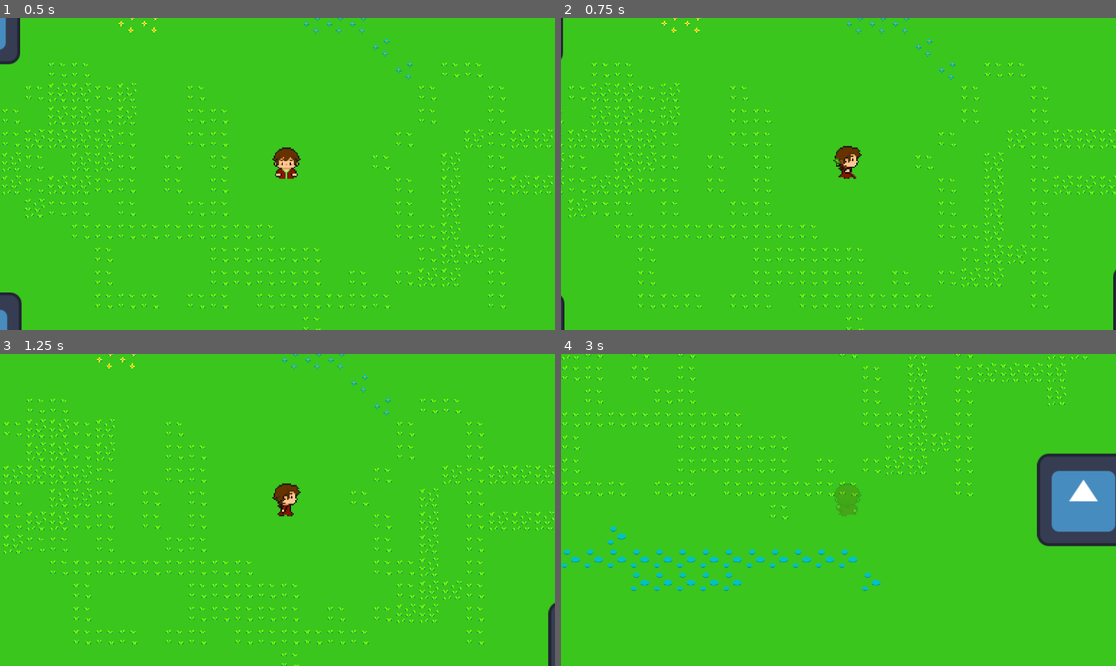
Above: before the commit, frames 1-4 (two rows, left to right).
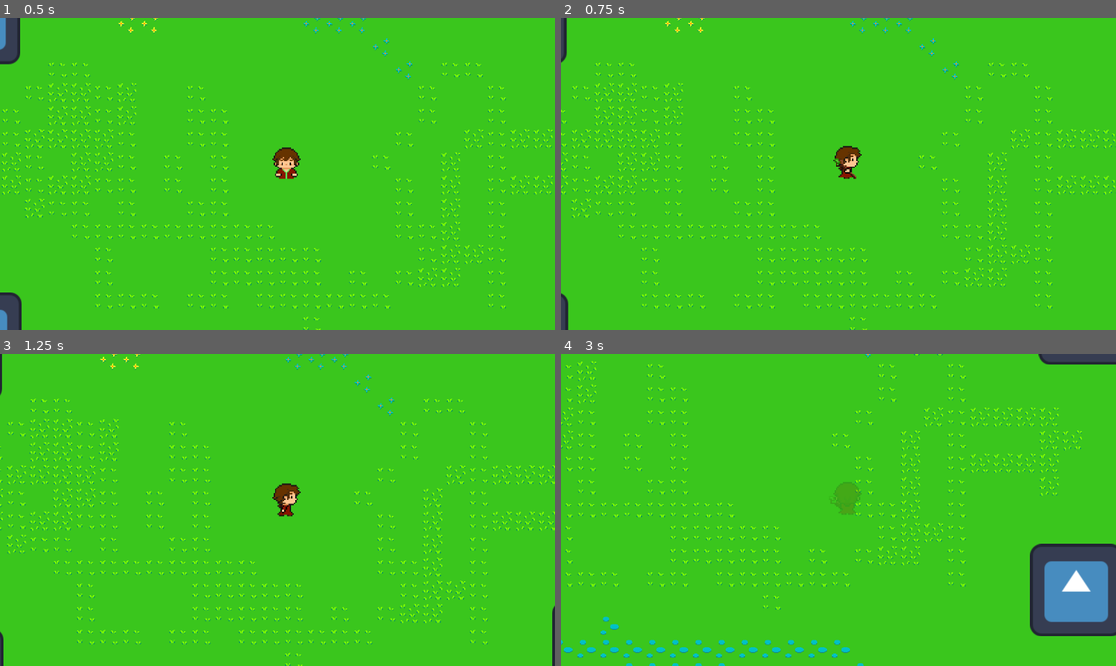
Above: after the commit, the same moments.

Repository: AlexGarciaPrada/Zelda-like-Game
Game: Godot game, scene res://PruebasAlex.tscn
Same seed, same stepped clock (60 frames per second), same inputs: the game is played once before the commit and once after it. The engine's default icon, where the game draws it, is replaced by a stand-in: a white triangle on a blue panel in a dark square.
Inputs:
- Up to frame 1 (0.5 s): no input
- Up to frame 2 (0.75 s): tap Enter at 0.5 s; hold Right (ui_right) from 0.53 s (still down); tap M (Attack) at 0.6 s
- Up to frame 3 (1.25 s): keep holding Right (ui_right); tap F (FireBall) at 0.8 s
- Up to frame 4 (3 s): release Right (ui_right) at 1.28 s; hold Down (ui_down) 1.28-2.03 s; tap F (FireBall) at 1.35 s; tap I (Invisiblity) at 1.55, 2.1 s; hold Right (ui_right) 2.03-2.78 s; tap M (Attack) at 2.3, 2.85 s; hold Up (ui_up) from 2.78 s (still down)

Frame 1 is identical in both runs. In frame 2, 6.5% of the frame differs, in the area x 0-100%, y 0-100%; in frame 3, 6.5%; in frame 4, 16%.

Commit message:
sorcery

Diff:
--- a/ShortAttack.gd
+++ b/ShortAttack.gd
@@ -11,14 +11,16 @@
 var clue = "down"
 var is_attacking = false
 var is_invisible = false
+var is_spelling = false
 
 func _physics_process(delta):
-	if !is_attacking:
+	if is_not_acting():
 		_movement()
 		_fireball()
 		_invisiblity()
-		move_and_slide()
-	_short_attack()
+		_short_attack()
+	move_and_slide()
+
 
 
 func _movement():
@@ -53,9 +55,10 @@
 		velocity *= 3
 
 func _short_attack():
-	if Input.is_action_just_pressed("Attack") and is_not_previously_attacking() and !is_attacking:
+	if Input.is_action_just_pressed("Attack") and is_not_previously_attacking() and is_not_acting:
 		is_attacking = true
 		animation.play("attack " + clue + " wizard")
+		velocity = Vector2(0,0)
 		match clue:
 			"right":
 				weaponr.visible = true
@@ -79,9 +82,18 @@
 	if is_attacking:
 		is_attacking = false
 		_hide_weapons()
+	elif is_spelling:
+		is_spelling=false
+
+func _sorcery():
+	is_spelling=true
+	animation.play("spell attack "+clue+ " wizard")
+	velocity = Vector2(0,0)
+
 
 func _fireball():
 	if Input.is_action_just_pressed("FireBall"):
+		_sorcery()
 		var fireball_instance = fireball_scene.instantiate()
 		get_parent().add_child(fireball_instance)
 		fireball_instance.global_position = global_position # Set initial position to character's position
@@ -103,8 +115,12 @@
 				fireball_instance.velocity = Vector2(0,fireball_instance.SPEED)
 func _invisiblity():
 	if Input.is_action_just_pressed("Invisiblity") && !is_invisible:
+		_sorcery()
 		is_invisible = true
 		modulate.a8=50
 		await get_tree().create_timer(5).timeout
 		modulate.a8=255
 		is_invisible = false
+
+func is_not_acting():
+	return !is_attacking and !is_spelling
--- a/Wizard.tscn
+++ b/Wizard.tscn
@@ -555,7 +555,9 @@
 position = Vector2(13.25, -14)
 scale = Vector2(1.875, 1.875)
 sprite_frames = SubResource("SpriteFrames_p3m2i")
-animation = &"walk down wizard"
+animation = &"spell attack down wizard"
+frame = 1
+frame_progress = 1.0
 
 [node name="Weapon" parent="." instance=ExtResource("10_exo8t")]
 visible = false
